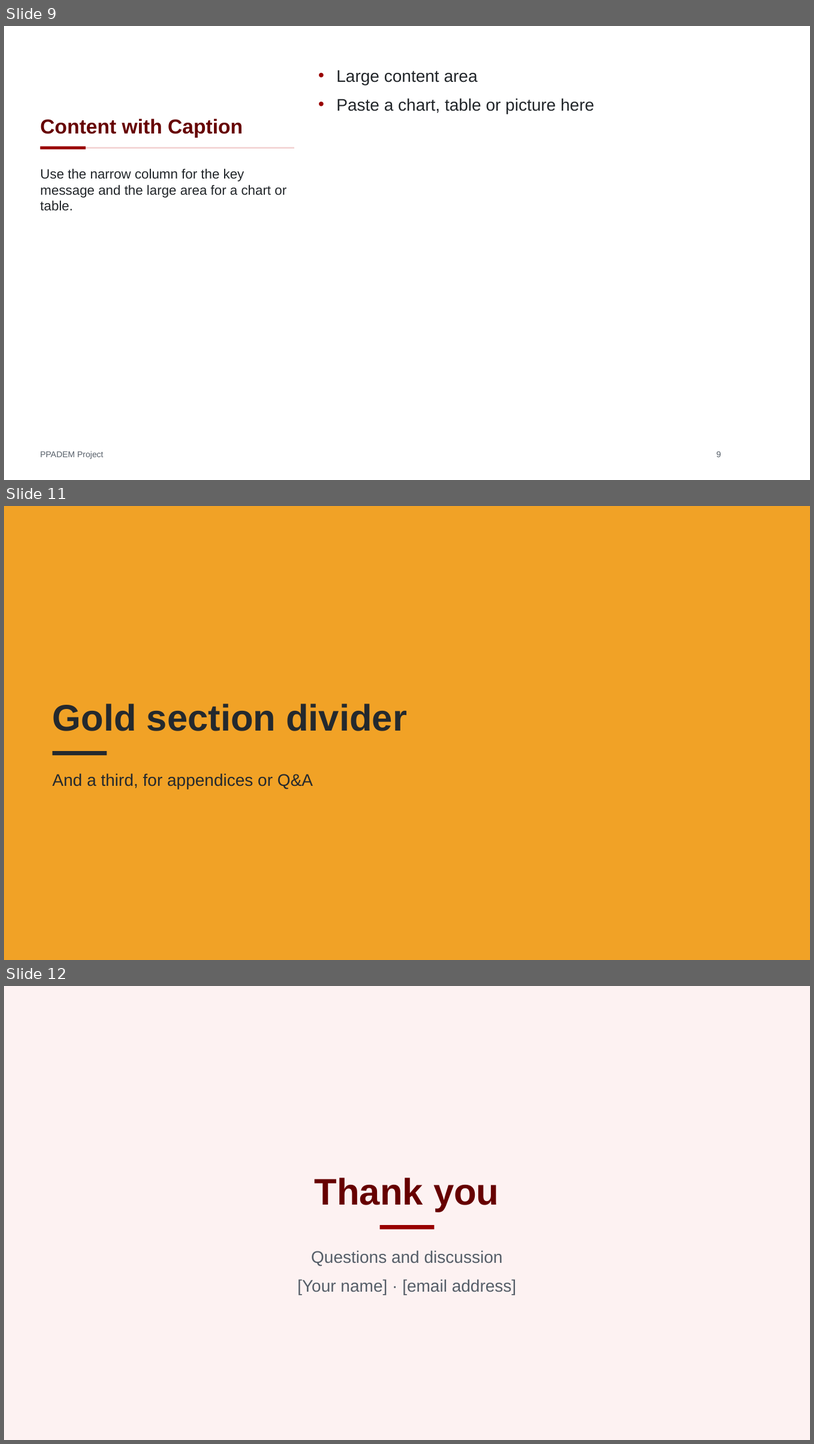
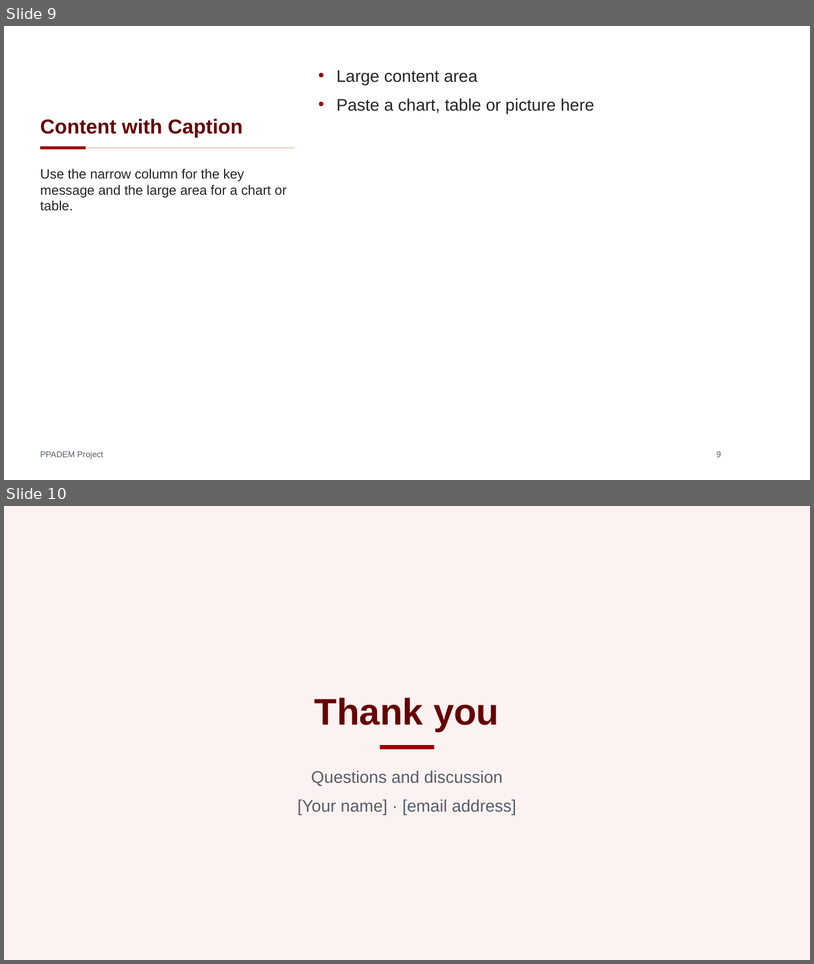
Before and after one commit to PPADEM/ppadem-theme, a slide deck: office-templates/PPADEM-presentation-example.pptx. Shown one above the other, each under a label of ours: slides 9, 11 and 12 before the commit, slides 9 and 10 after it; the slides between them are not shown. The pictures are 814x1444 and 814x964 pixels, drawn with LibreOffice and Linux fonts; fonts in the diff are those of the drawing; background and template pictures are left out. Boxes give left, top, right and bottom in pixels: in the first picture for what was removed or moved away, otherwise in the second. Text is boxed around its words. In the diff, an @@ line names an element or a change of style, - is before the commit and + after.

```diff
--- a/office-templates/PPADEM-presentation-example.pptx
+++ b/office-templates/PPADEM-presentation-example.pptx
@@ slide 11 removed at <box>4,506,810,960</box>, background #F1A226 @@
@@ title removed at <box>53,703,407,731</box> @@
-Gold section divider
@@ rectangle removed at <box>53,751,107,755</box> @@
@@ text removed at <box>53,773,313,789</box> @@
-And a third, for appendices or Q&A
@@ what was slide 12 is now slide 10 @@
```
Also in this commit, not shown: 1 other slide removed, 51 other files.
